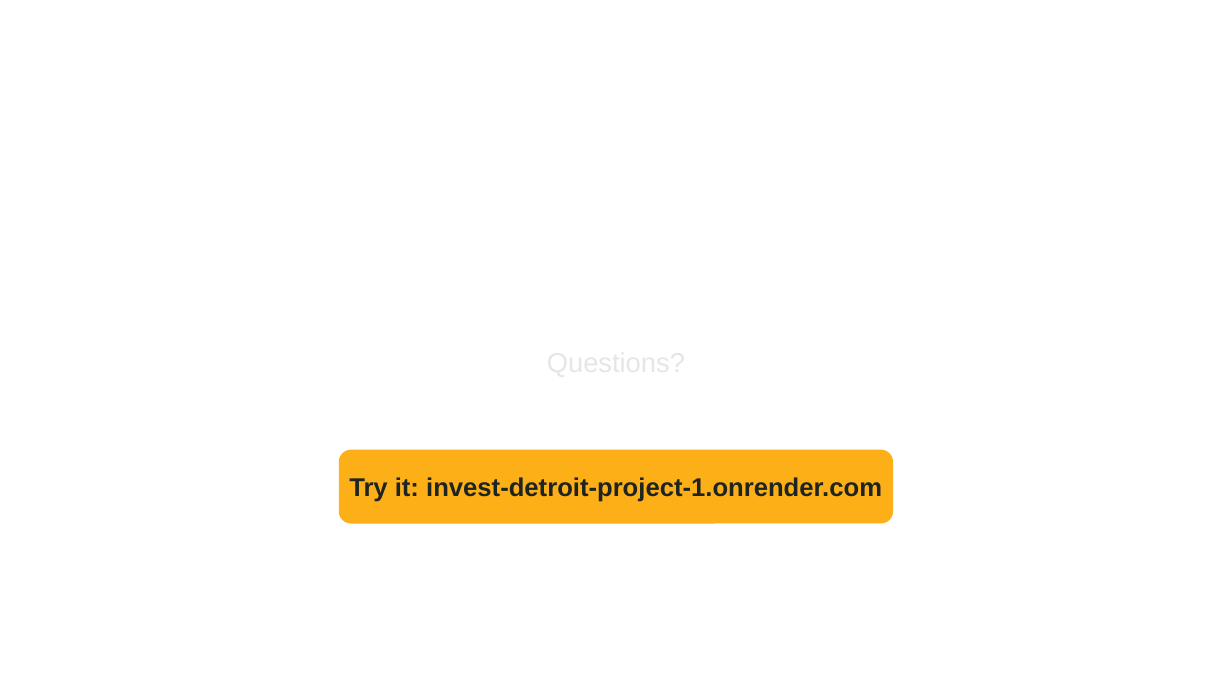
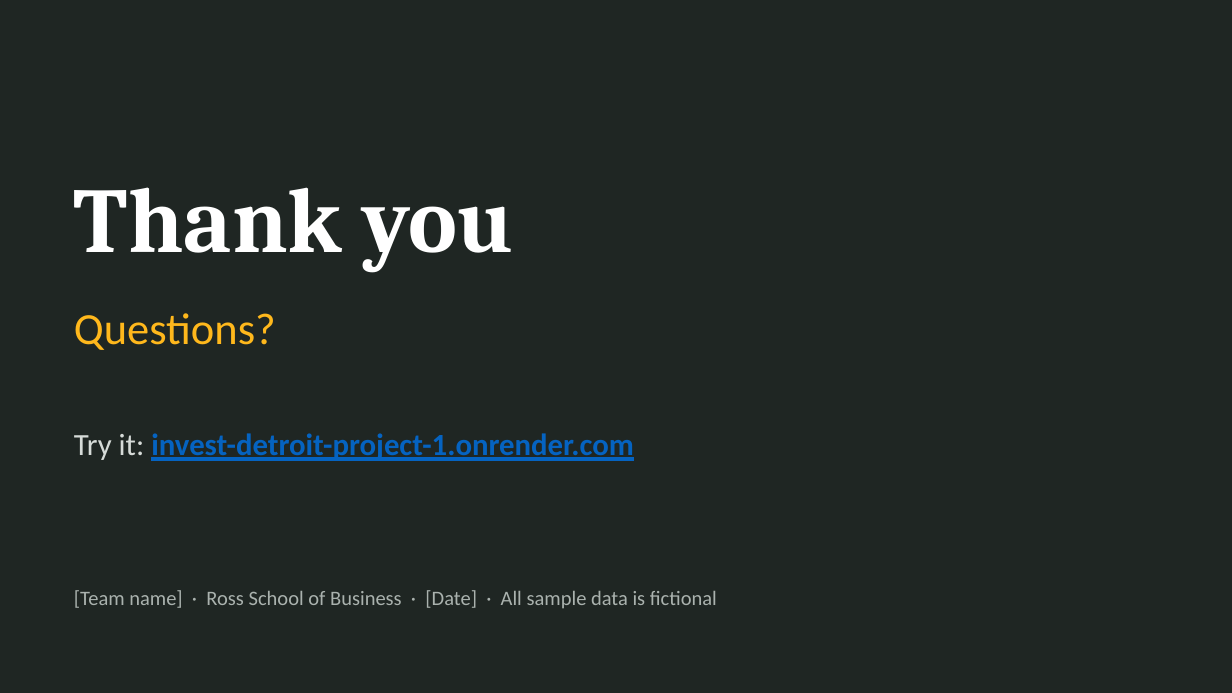
Before and after one commit to Ross-Business-Tech/Invest-Detroit-Project-1, a slide deck: slide 34 of docs/slides/Invest-Detroit-Copilot-Client-Deck.pptx (slide 10 before the commit). Drawn at 1232x693 pixels with LibreOffice and Linux fonts; fonts in the diff are those of the drawing; background and template pictures are left out. Boxes give left, top, right and bottom in pixels: in the first picture for what was removed or moved away, otherwise in the second. Text is boxed around its words. In the diff, an @@ line names an element or a change of style, - is before the commit and + after.

```diff
--- a/docs/slides/Invest-Detroit-Copilot-Client-Deck.pptx
+++ b/docs/slides/Invest-Detroit-Copilot-Client-Deck.pptx
@@ background picture (left out) to #1F2623 @@
@@ text "Thank you" at (x1=74, y1=187, x2=514, y2=271): font Roboto Condensed to Cambria; alignment centre to left; vertical alignment bottom to middle @@
@@ text "Questions?" moved from (x1=185, y1=345, x2=1047, y2=419) to (x1=74, y1=313, x2=276, y2=350) @@
@@ text "Questions?" at (x1=74, y1=313, x2=276, y2=350): size 16 to 26 pt, font Arial to Calibri, text colour #E4E7E5 to #FFB81C; alignment centre to left; less space between paragraphs; vertical alignment top to middle @@
@@ text "Try it: invest-detroit-project-1.onrender.com" moved from (x1=349, y1=477, x2=882, y2=502) to (x1=74, y1=433, x2=634, y2=461) @@
@@ text "Try it: invest-detroit-project-1.onrender.com" at (x1=74, y1=433, x2=634, y2=461): size 15 to 18 pt, font Arial to Calibri; text colour #1D2421 to #D6DBD8, bold off in "Try it:"; text colour #1D2421 to #0563C1, underline on in "invest-detroit-project-1.onrender.com"; alignment centre to left @@
@@ rounded rectangle removed at (x1=339, y1=450, x2=893, y2=524) @@
@@ text added at (x1=74, y1=590, x2=717, y2=608), 12 pt, text #AAB2AE @@
+[Team name] · Ross School of Business · [Date] · All sample data is fictional
```
Also in this commit, not shown: 7 other slides changed, 26 slides added, 2 slides removed, 31 other files.
